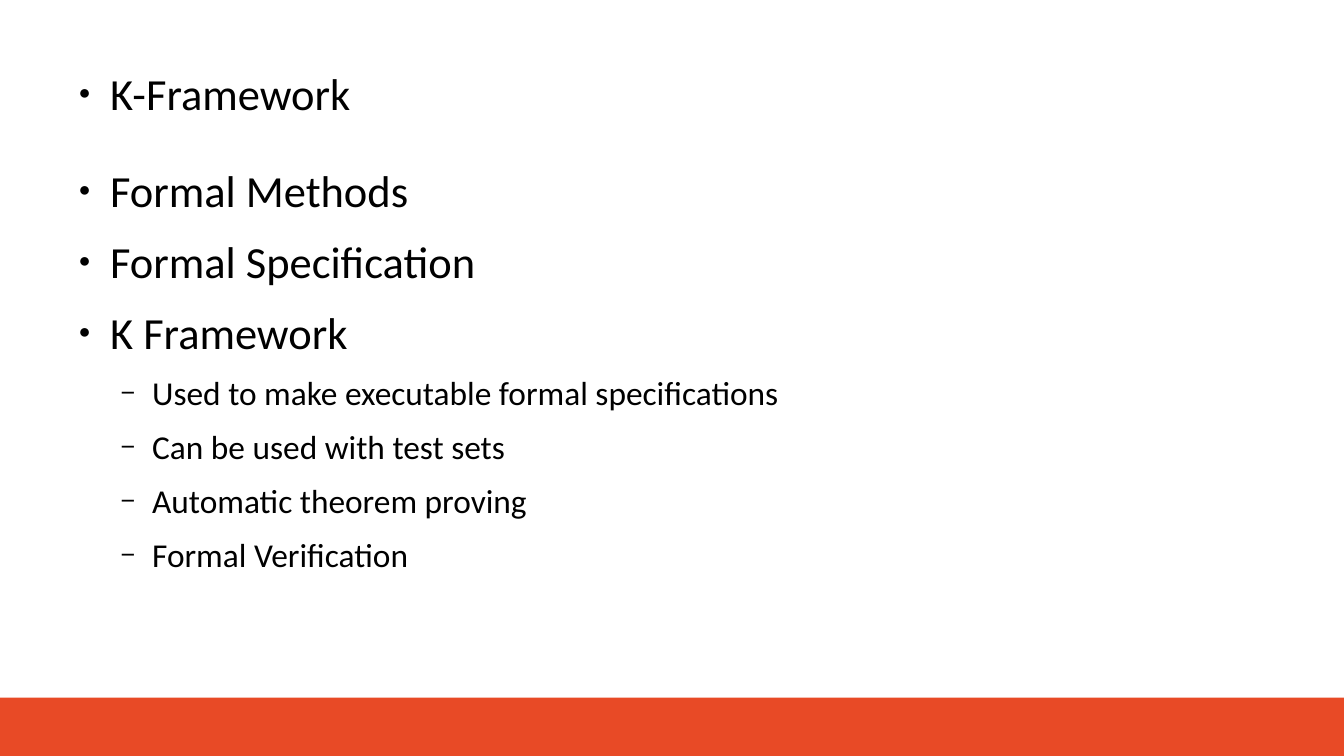
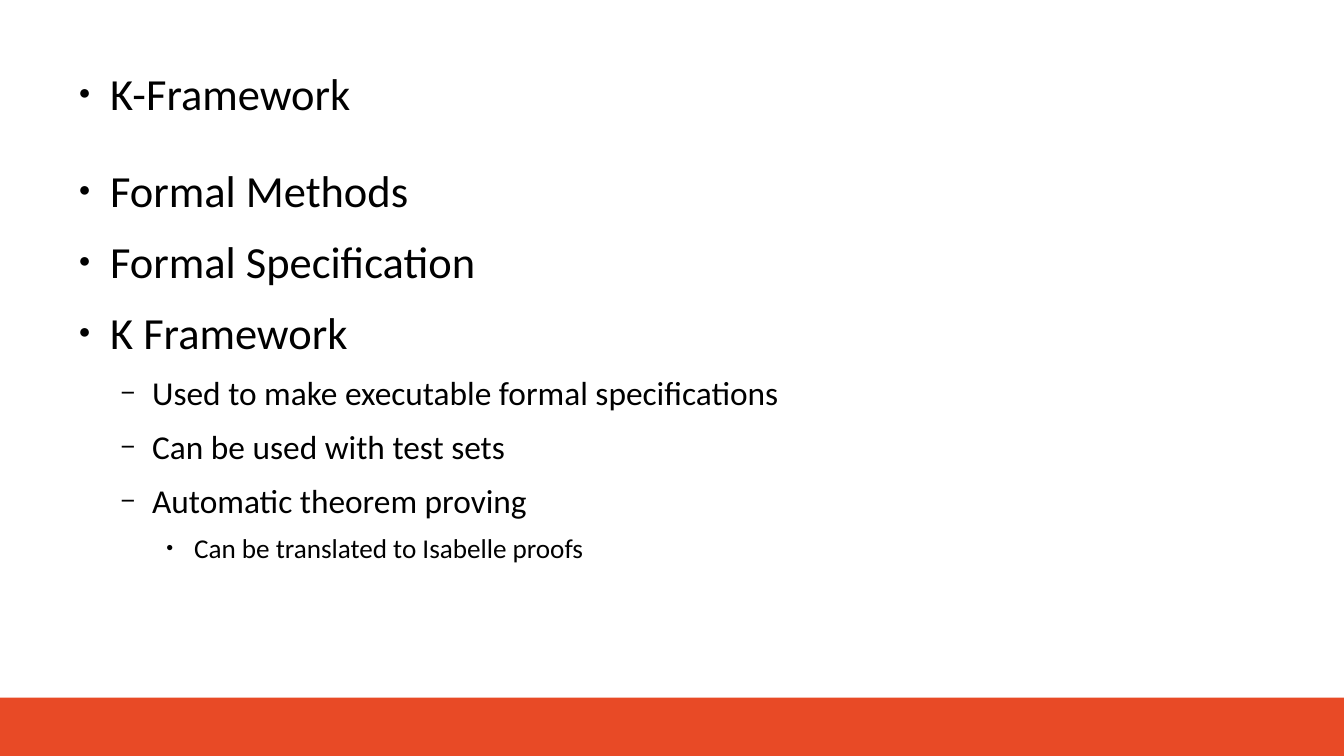
Before and after one commit to brrmorre/SeniorThesis, a slide deck: slide 3 of presentation/presentation.odp. Drawn at 1344x756 pixels with LibreOffice and Linux fonts; fonts in the diff are those of the drawing; background and template pictures are left out. Boxes give left, top, right and bottom in pixels: in the first picture for what was removed or moved away, otherwise in the second. Text is boxed around its words. In the diff, an @@ line names an element or a change of style, - is before the commit and + after.

```diff
--- a/presentation/presentation.odp
+++ b/presentation/presentation.odp
@@ text at [194,539,583,563]: text changed; size 27 to 22 pt @@
-  − Formal Verification
+    ● Can be translated to Isabelle proofs
```
Also in this commit, not shown: 2 other slides changed, 2 slides added, 3 slides removed, 7 other files.
